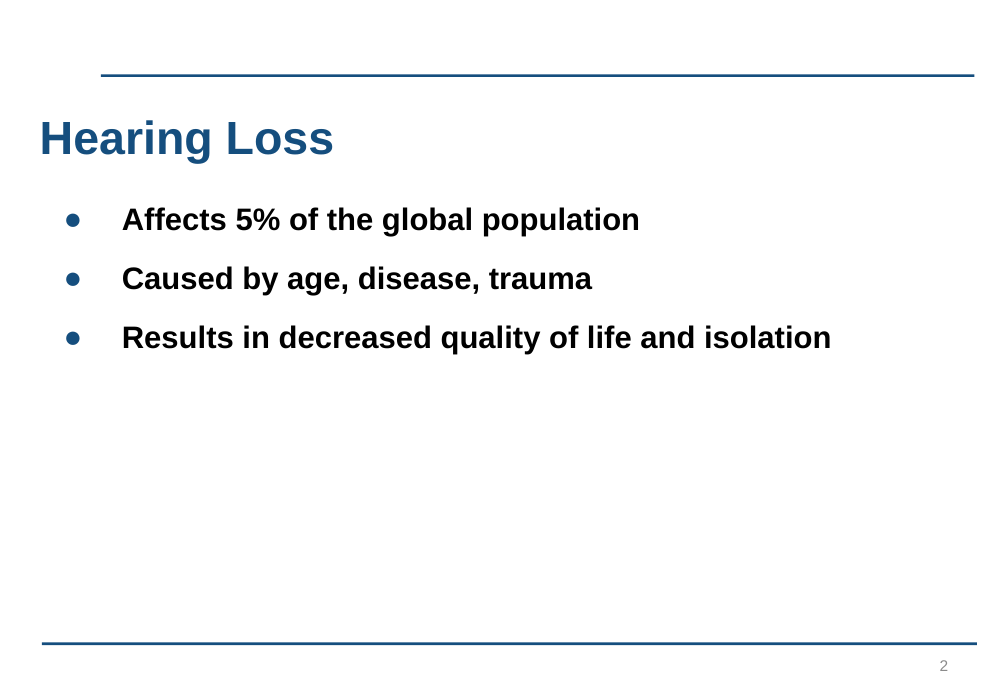
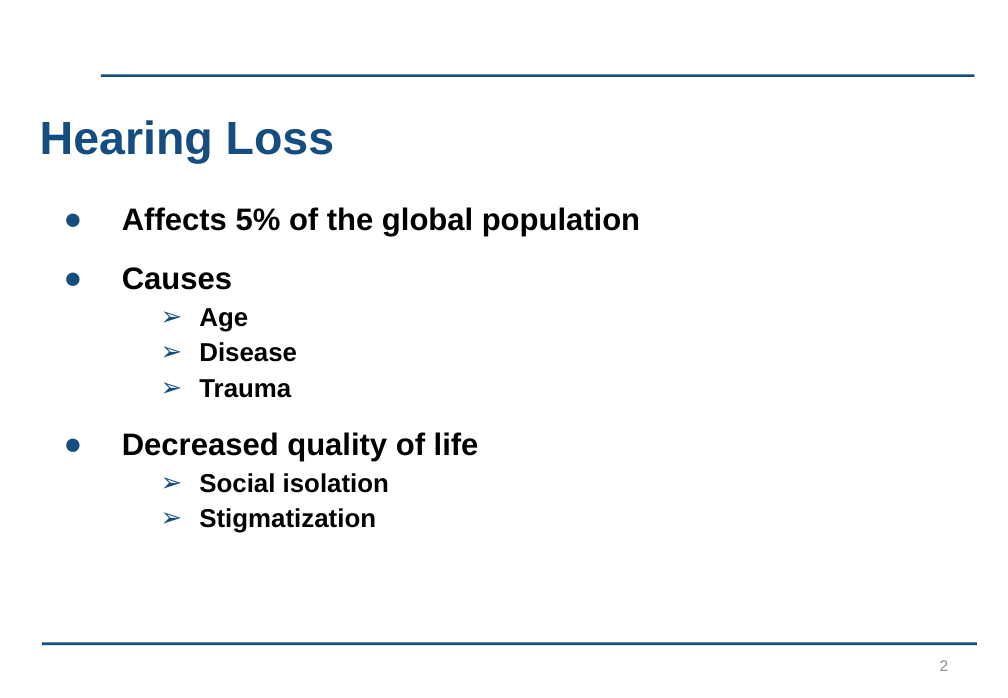
Before and after one commit to kayjayB/I_cant_hear_you, a slide deck: slide 2 of Presentation/Lab Project Presentation.pptx. Drawn at 1008x698 pixels with LibreOffice and Linux fonts; fonts in the diff are those of the drawing; background and template pictures are left out. Boxes give left, top, right and bottom in pixels: in the first picture for what was removed or moved away, otherwise in the second. Text is boxed around its words. In the diff, an @@ line names an element or a change of style, - is before the commit and + after.

```diff
--- a/Presentation/Lab Project Presentation.pptx
+++ b/Presentation/Lab Project Presentation.pptx
@@ text at bbox=[122, 267, 479, 533]: text changed; size 24 to 20 pt @@
-● Caused by age, disease, trauma
-● Results in decreased quality of life and isolation
+● Causes
+  ➢ Age
+  ➢ Disease
+  ➢ Trauma
+● Decreased quality of life
+  ➢ Social isolation
+  ➢ Stigmatization
```
Also in this commit, not shown: 1 other slide changed.
